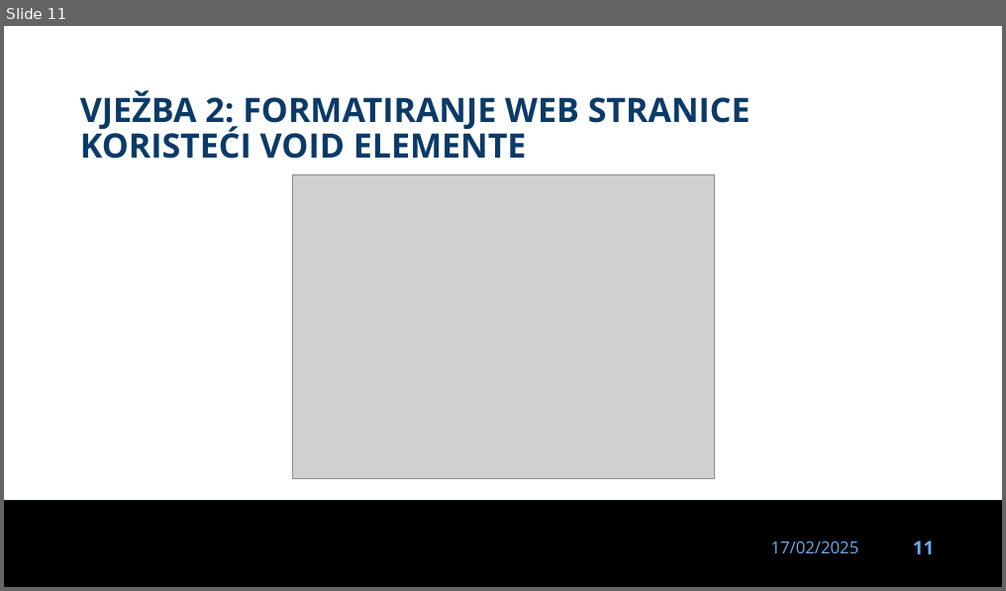
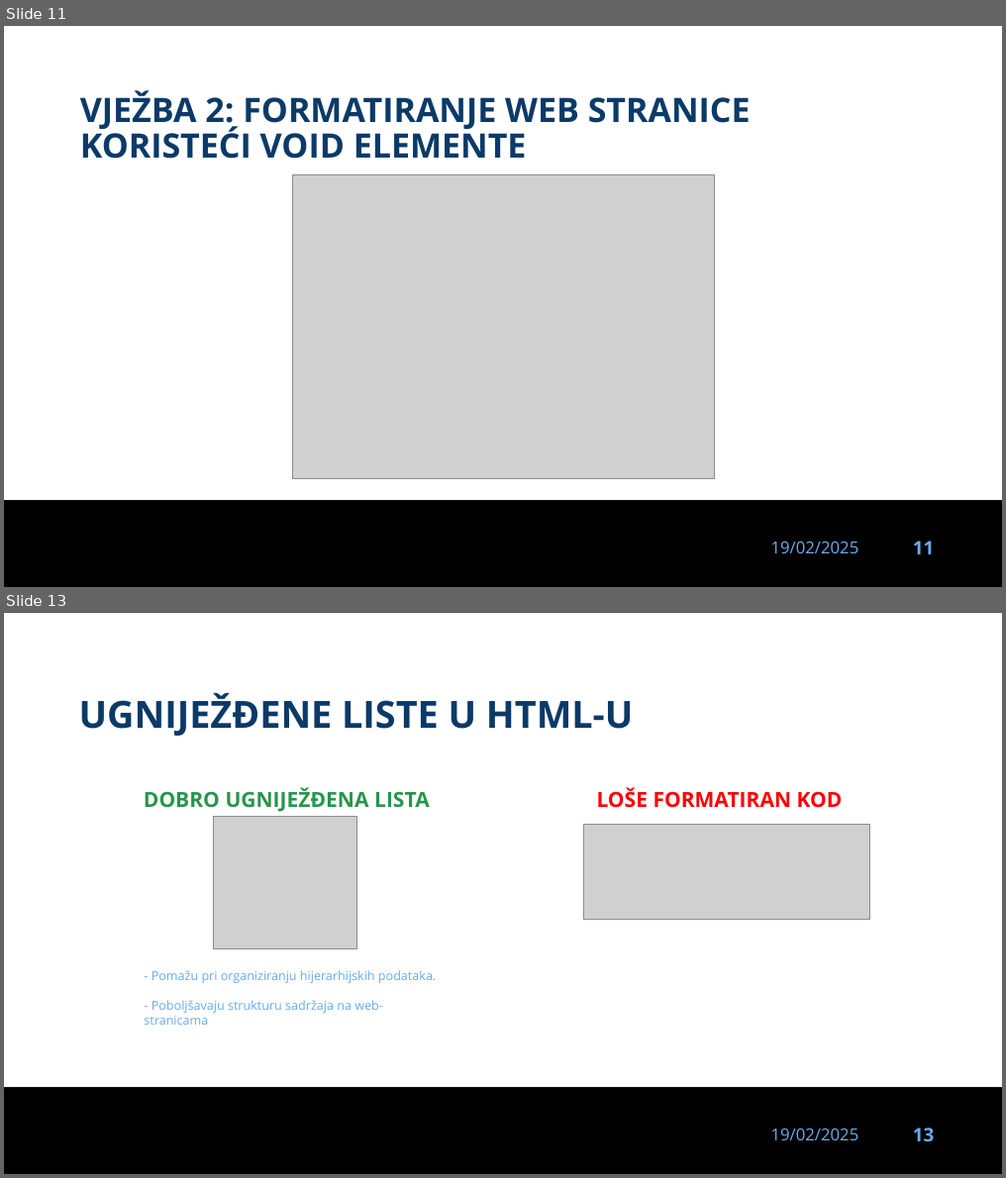
Before and after one commit to dinoDuvnjak/CTK, a slide deck: Bootcamp/dan-22-html-css/dan-22-html-css.pptx. Shown one above the other, each under a label of ours: slide 11 before the commit, slides 11 and 13 after it; the slides between them are not shown. The pictures are 1006x591 and 1006x1178 pixels, drawn with LibreOffice and Linux fonts; fonts in the diff are those of the drawing; grey boxes stand for pictures; background and template pictures are left out. Boxes give left, top, right and bottom in pixels: in the first picture for what was removed or moved away, otherwise in the second. Text is boxed around its words. In the diff, an @@ line names an element or a change of style, - is before the commit and + after.

Commit message:
html attributes

```diff
--- a/Bootcamp/dan-22-html-css/dan-22-html-css.pptx
+++ b/Bootcamp/dan-22-html-css/dan-22-html-css.pptx
@@ slide 13 added at (x1=4, y1=613, x2=1002, y2=1174), background #FFFFFF; not listed: 3 template elements that a slide beside it also shows @@
@@ title added at (x1=79, y1=693, x2=633, y2=736), 36 pt, text #0B3A68, bold @@
+UGNIJEŽĐENE LISTE U HTML-U
@@ text added at (x1=144, y1=787, x2=430, y2=812), 20 pt, text #27954C, bold @@
+DOBRO UGNIJEŽĐENA LISTA
@@ text added at (x1=597, y1=787, x2=843, y2=808), 20 pt, text #FF0000, bold @@
+LOŠE FORMATIRAN KOD
@@ picture added at (x1=213, y1=817, x2=356, y2=950) @@
@@ picture added at (x1=583, y1=824, x2=870, y2=919) @@
@@ text added at (x1=144, y1=970, x2=436, y2=1025), 12 pt, text #69ACED @@
+- Pomažu pri organiziranju hijerarhijskih podataka.
+- Poboljšavaju strukturu sadržaja na web-stranicama
@@ slide 11 changed as well @@
@@ text at (x1=771, y1=542, x2=859, y2=554): text changed @@
-17/02/2025
+19/02/2025
```
Also in this commit, not shown: 10 other slides changed, 11 other slides added, 9 slides removed, 3 other files.
